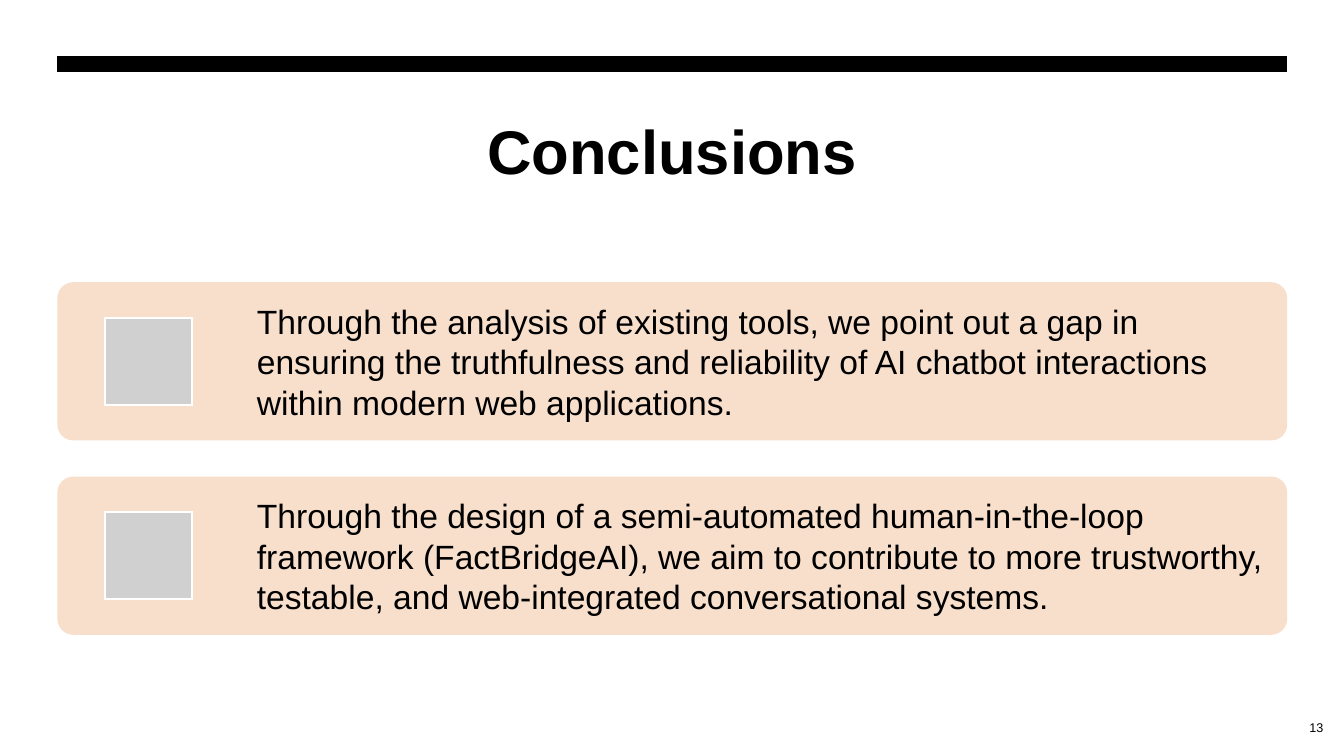
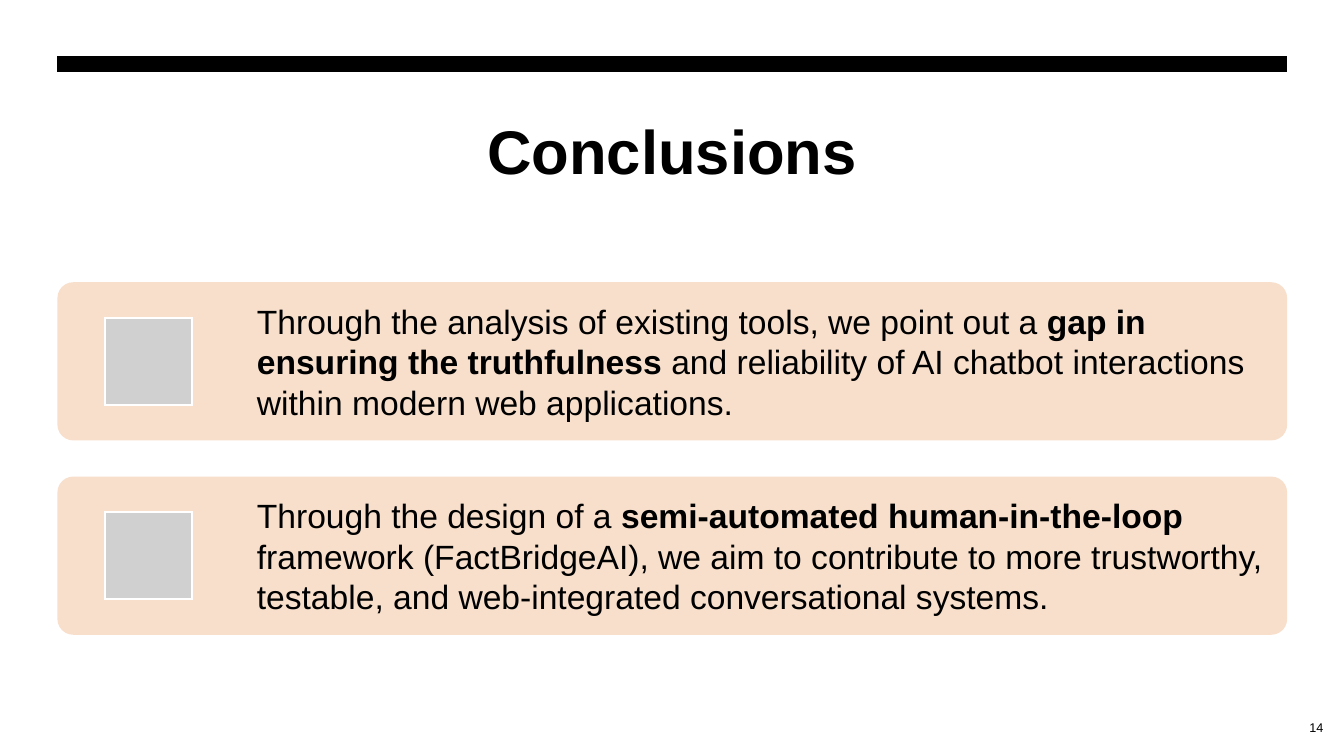
Before and after one commit to saffar4ever/webdev, a slide deck: slide 14 of review paper/Presentation.pptx (slide 13 before the commit). Drawn at 1344x756 pixels with LibreOffice and Linux fonts; fonts in the diff are those of the drawing; grey boxes stand for pictures. Boxes give left, top, right and bottom in pixels: in the first picture for what was removed or moved away, otherwise in the second. Text is boxed around its words. In the diff, an @@ line names an element or a change of style, - is before the commit and + after.

```diff
--- a/review paper/Presentation.pptx
+++ b/review paper/Presentation.pptx
@@ text "Through the analysis of existing ..." at <box>257,309,1245,422</box>: bold on in "gap in ensuring the truthfulness" @@
@@ text "Through the design of a ..." at <box>257,503,1262,616</box>: bold on in "semi-automated human-in-the-loop" @@
@@ page number at <box>1309,723,1323,732</box>: text changed @@
-13
+14
```
Also in this commit, not shown: 5 other slides changed, 1 slide added.
